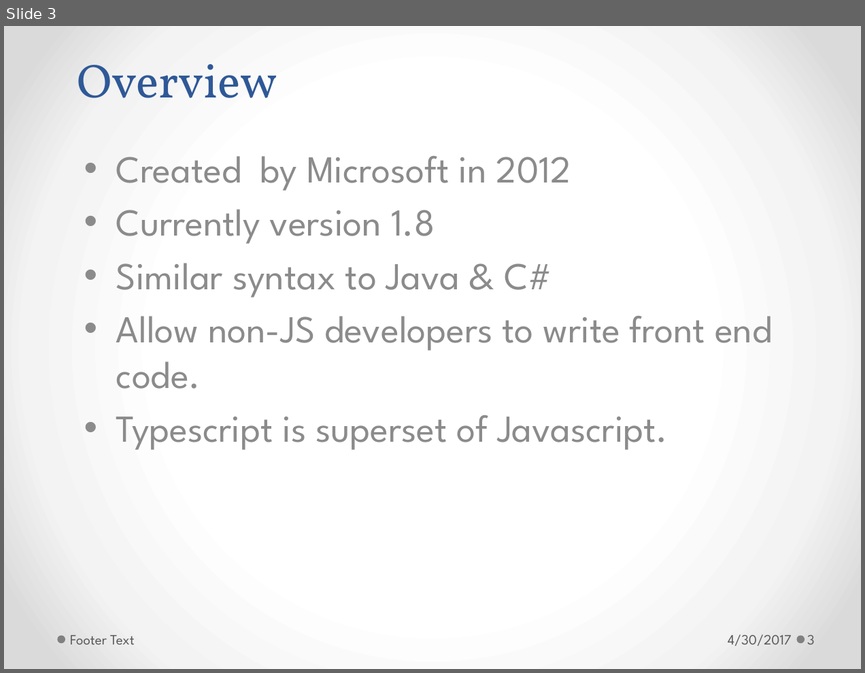
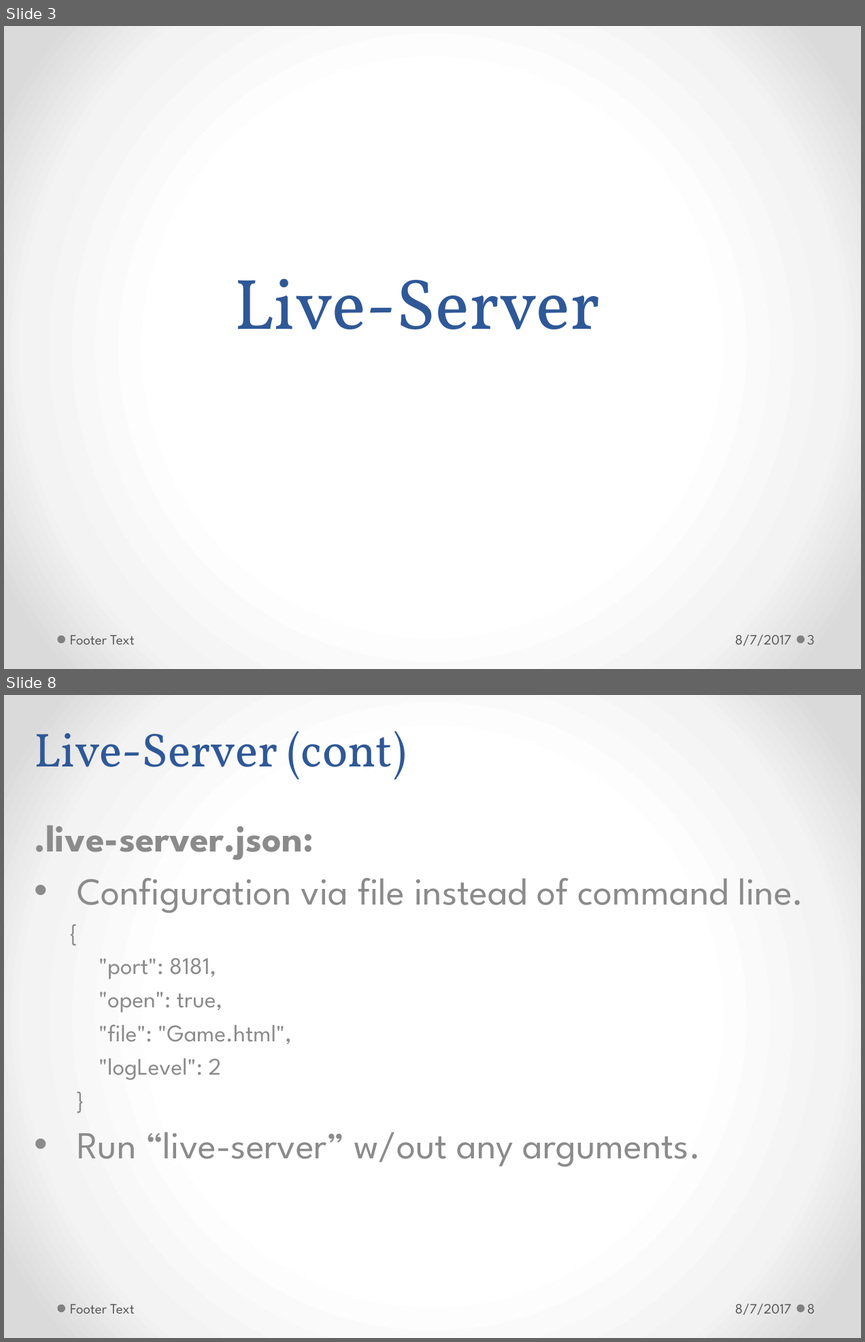
Before and after one commit to h-t-tran/brown, a slide deck: productivity/productivity.pptx. Shown one above the other, each under a label of ours: slide 3 before the commit, slides 3 and 8 after it; the slides between them are not shown. The pictures are 865x673 and 865x1342 pixels, drawn with LibreOffice and Linux fonts; fonts in the diff are those of the drawing. Boxes give left, top, right and bottom in pixels: in the first picture for what was removed or moved away, otherwise in the second. Text is boxed around its words. In the diff, an @@ line names an element or a change of style, - is before the commit and + after.

```diff
--- a/productivity/productivity.pptx
+++ b/productivity/productivity.pptx
@@ slide 8 added at (x1=4, y1=695, x2=861, y2=1338), background gradient #FFFFFF to #F4F4F4 to #DADADA; not listed: 2 template elements that a slide beside it also shows @@
@@ title added at (x1=34, y1=731, x2=406, y2=779), 40 pt, text #2F5897 @@
+Live-Server (cont)
@@ subtitle added at (x1=34, y1=825, x2=804, y2=1166), 32 pt, text #8C8C8C @@
+.live-server.json:
+• Configuration via file instead of command line.
+{
+"port": 8181,
+"open": true,
+"file": "Game.html",
+"logLevel": 2
+}
+• Run “live-server” w/out any arguments.
@@ text added at (x1=70, y1=1304, x2=135, y2=1313), 12 pt, text #595959 @@
+Footer Text
@@ text added at (x1=735, y1=1303, x2=791, y2=1314), 12 pt, text #595959 @@
+8/7/2017
@@ page number added at (x1=807, y1=1304, x2=815, y2=1313), 12 pt, text #595959 @@
+8
@@ slide 3 changed as well @@
@@ title removed at (x1=77, y1=64, x2=277, y2=98) @@
-Overview
@@ subtitle removed at (x1=116, y1=156, x2=772, y2=450) @@
-• Created by Microsoft in 2012
-• Currently version 1.8
-• Similar syntax to Java & C#
-• Allow non-JS developers to write front end code.
-• Typescript is superset of Javascript.
@@ title added at (x1=234, y1=278, x2=600, y2=329), 60 pt, text #2F5897 @@
+Live-Server
@@ text at (x1=735, y1=634, x2=791, y2=645): text changed @@
-4/30/2017
+8/7/2017
```
Also in this commit, not shown: 4 other slides changed, 20 other slides added, 10 slides removed, 14 other files.
